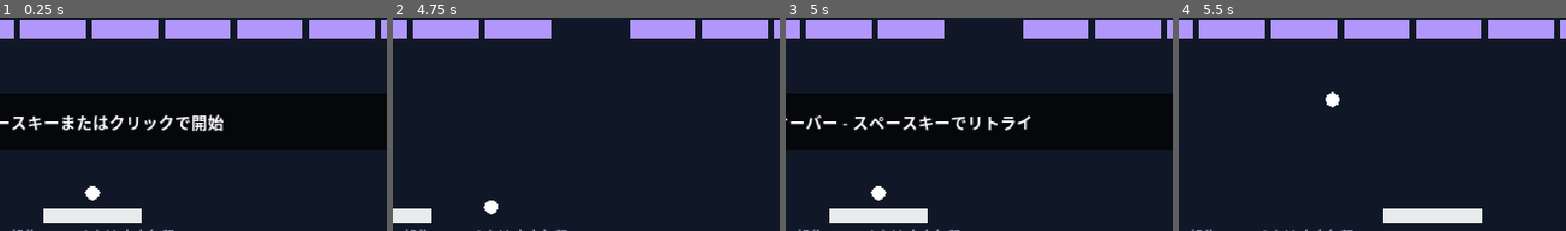
Above: before the commit, frames 1-4 (left to right).
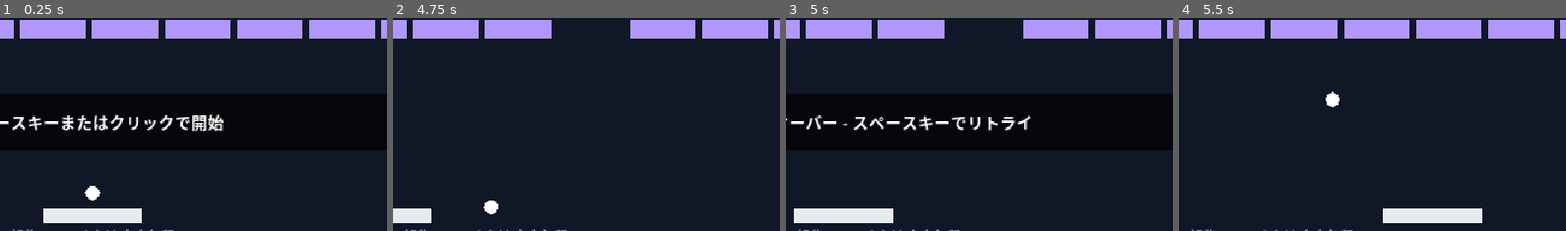
Above: after the commit, the same moments.

Repository: ittokunvim/example-godot
Game: Godot game, scene res://main.tscn
Same seed, same stepped clock (60 frames per second), same inputs: the game is played once before the commit and once after it.
Inputs (mouse positions are % of the whole screen's width and height, from its top left):
- Up to frame 1 (0.25 s): no input
- Up to frame 2 (4.75 s): tap Enter (ui_accept) at 0.5, 1.35, 1.52, 1.82, 2.85, 3.02, 3.32, 4.35, 4.52 s; move the mouse to (45, 69) at 0.52 s; hold Enter (ui_accept) 0.53-1.28 s; hold D (move_right) 0.53-2.03 s; click (45, 69) at 0.67 s; move the mouse to (81, 64) at 1.27 s; move the mouse to (19, 33) at 2.02 s; hold Enter (ui_accept) 2.03-2.78 s; hold A (move_left) 2.03-4.28 s; move the mouse to (55, 48) at 2.77 s; click (55, 48) at 2.92 s; move the mouse to (35, 22) at 3.52 s; hold Enter (ui_accept) 3.53-4.28 s; move the mouse to (72, 43) at 4.27 s; hold D (move_right) from 4.28 s (still down)
- Up to frame 3 (5 s): keep holding D (move_right); tap Enter (ui_accept) at 4.82 s
- Up to frame 4 (5.5 s): keep holding D (move_right); move the mouse to (30, 53) at 5.02 s; hold Enter (ui_accept) from 5.03 s (still down); click (30, 53) at 5.17 s
The pictures show only the part of the screen within x 38-88%, y 46-96%; the shares and areas given below are measured in that part.

Frames 1-2 are identical in both runs. In frame 3, 1.4% of the frame differs, in the area x 2-37%, y 78-97%; in frame 4, nothing differs.

Commit message:
feat(breakout): Add sounds (#29)
* Add sounds

* fixed codes

* Play bounce sound only if not already playing

Co-authored-by: Copilot Autofix powered by AI <175728472+Copilot@users.noreply.github.com>

* Fix breakout game over sound overlap

Co-authored-by: ittokunvim <73953416+ittokunvim@users.noreply.github.com>

* Fix codes

---------

Co-authored-by: Copilot Autofix powered by AI <175728472+Copilot@users.noreply.github.com>
Co-authored-by: copilot-swe-agent[bot] <198982749+Copilot@users.noreply.github.com>

Diff:
--- a/breakout/ball.gd
+++ b/breakout/ball.gd
@@ -7,6 +7,7 @@
 
 var _velocity := Vector2.ZERO
 
+@onready var bounce_sound: AudioStreamPlayer = $BounceSound
 
 func _physics_process(delta: float) -> void:
 	if _velocity == Vector2.ZERO:
@@ -16,6 +17,7 @@
 	if collision == null:
 		return
 
+	bounce_sound.play()
 	var collider := collision.get_collider()
 	if collider is BreakoutBrick:
 		collider.take_hit()
--- a/breakout/game.gd
+++ b/breakout/game.gd
@@ -16,6 +16,9 @@
 @onready var lives_label: Label = $UI/HUD/Lives
 @onready var overlay: PanelContainer = $UI/HUD/Overlay
 @onready var message_label: Label = $UI/HUD/Overlay/Message
+@onready var game_over_sound: AudioStreamPlayer = $GameOverSound
+@onready var game_clear_sound: AudioStreamPlayer = $GameClearSound
+@onready var failure_sound: AudioStreamPlayer = $FailureSound
 
 var _score := 0
 var _lives := 3
@@ -34,6 +37,7 @@
 func _unhandled_input(event: InputEvent) -> void:
 	if _playing:
 		return
+
 	if _awaiting_launch:
 		if event.is_action_pressed("ui_accept"):
 			_start_or_restart()
@@ -42,18 +46,20 @@
 
 	if _game_over:
 		if event.is_action_pressed("ui_accept"):
+			if _lives <= 0 or _bricks_remaining == 0:
+				_score = 0
+				_lives = 3
 			_game_over = false
 			_awaiting_launch = true
 			_create_bricks()
+			ball.reset()
+			paddle.reset()
 			paddle.set_active(true)
+			_update_hud()
 			_show_overlay("スペースキーまたはクリックで開始")
 
 
 func _start_or_restart() -> void:
-	if _lives <= 0 or _bricks_remaining == 0:
-		_score = 0
-		_lives = 3
-
 	paddle.reset()
 	paddle.set_active(true)
 	ball.reset()
@@ -90,6 +96,7 @@
 	_bricks_remaining -= 1
 	_update_hud()
 	if _bricks_remaining == 0:
+		game_clear_sound.play()
 		_playing = false
 		_game_over = true
 		ball.stop()
@@ -105,16 +112,20 @@
 	_awaiting_launch = true
 	_lives -= 1
 	_update_hud()
-	ball.reset()
-	paddle.reset()
 	paddle.set_active(false)
 	_show_overlay("スペースキーまたはクリックで開始")
 	if _lives <= 0:
+		game_over_sound.play()
 		_awaiting_launch = false
+		_playing = false
 		_game_over = true
 		paddle.set_active(false)
 		_show_overlay("ゲームオーバー - スペースキーでリトライ")
 		return
+
+	ball.reset()
+	paddle.reset()
+	failure_sound.play()
 
 
 func _update_hud() -> void:
--- a/breakout/main.tscn
+++ b/breakout/main.tscn
@@ -4,6 +4,10 @@
 [ext_resource type="Script" uid="uid://ce2ppdeijapvb" path="res://paddle.gd" id="2_paddle"]
 [ext_resource type="Script" uid="uid://mjb5g8hv4vse" path="res://ball.gd" id="3_ball"]
 [ext_resource type="AudioStream" uid="uid://cnhyf23kbn3yj" path="res://assets/NozomiMiura-Streets_of_Dawn.ogg" id="4_1bvp3"]
+[ext_resource type="AudioStream" uid="uid://chw1n2shbopfa" path="res://assets/効果音ラボ-ボタン決定音.wav" id="4_5vw27"]
+[ext_resource type="AudioStream" uid="uid://c7eco07imxkrs" path="res://assets/効果音ラボ-ボタンシステム音.wav" id="4_272bh"]
+[ext_resource type="AudioStream" uid="uid://h2hto3m7crrv" path="res://assets/効果音ラボ-成功音.wav" id="6_5vw27"]
+[ext_resource type="AudioStream" uid="uid://dubdbs3ygjg4w" path="res://assets/効果音ラボ-落下音.wav" id="7_kek77"]
 
 [sub_resource type="RectangleShape2D" id="HorizontalWallShape"]
 size = Vector2(960, 24)
@@ -77,6 +81,10 @@
 [node name="CollisionShape2D" type="CollisionShape2D" parent="Ball" unique_id=250215454]
 shape = SubResource("BallShape")
 
+[node name="BounceSound" type="AudioStreamPlayer" parent="Ball" unique_id=1826632176]
+stream = ExtResource("4_5vw27")
+volume_db = -10.0
+
 [node name="Bricks" type="Node2D" parent="." unique_id=114386060]
 
 [node name="LossZone" type="Area2D" parent="." unique_id=1455721880]
@@ -144,6 +152,15 @@
 horizontal_alignment = 1
 vertical_alignment = 1
 
+[node name="GameOverSound" type="AudioStreamPlayer" parent="." unique_id=323555488]
+stream = ExtResource("4_272bh")
+
+[node name="GameClearSound" type="AudioStreamPlayer" parent="." unique_id=2058601677]
+stream = ExtResource("6_5vw27")
+
+[node name="FailureSound" type="AudioStreamPlayer" parent="." unique_id=1248645963]
+stream = ExtResource("7_kek77")
+
 [node name="BGM" type="AudioStreamPlayer" parent="." unique_id=1916215650]
 stream = ExtResource("4_1bvp3")
 autoplay = true
Not shown, added: breakout/assets/効果音ラボ-ボタンシステム音.wav.import
Not shown, added: breakout/assets/効果音ラボ-ボタン決定音.wav.import
Not shown, added: breakout/assets/効果音ラボ-成功音.wav.import
Not shown, added: breakout/assets/効果音ラボ-落下音.wav.import
Not shown, added: breakout/assets/効果音ラボ-ボタンシステム音.wav
Not shown, added: breakout/assets/効果音ラボ-ボタン決定音.wav
Not shown, added: breakout/assets/効果音ラボ-成功音.wav
Not shown, added: breakout/assets/効果音ラボ-落下音.wav
